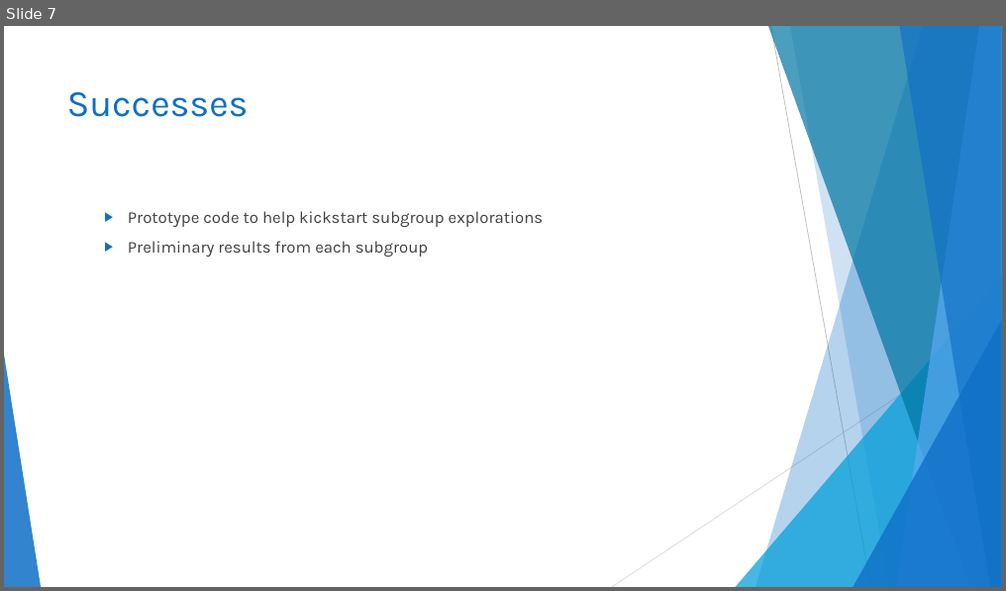
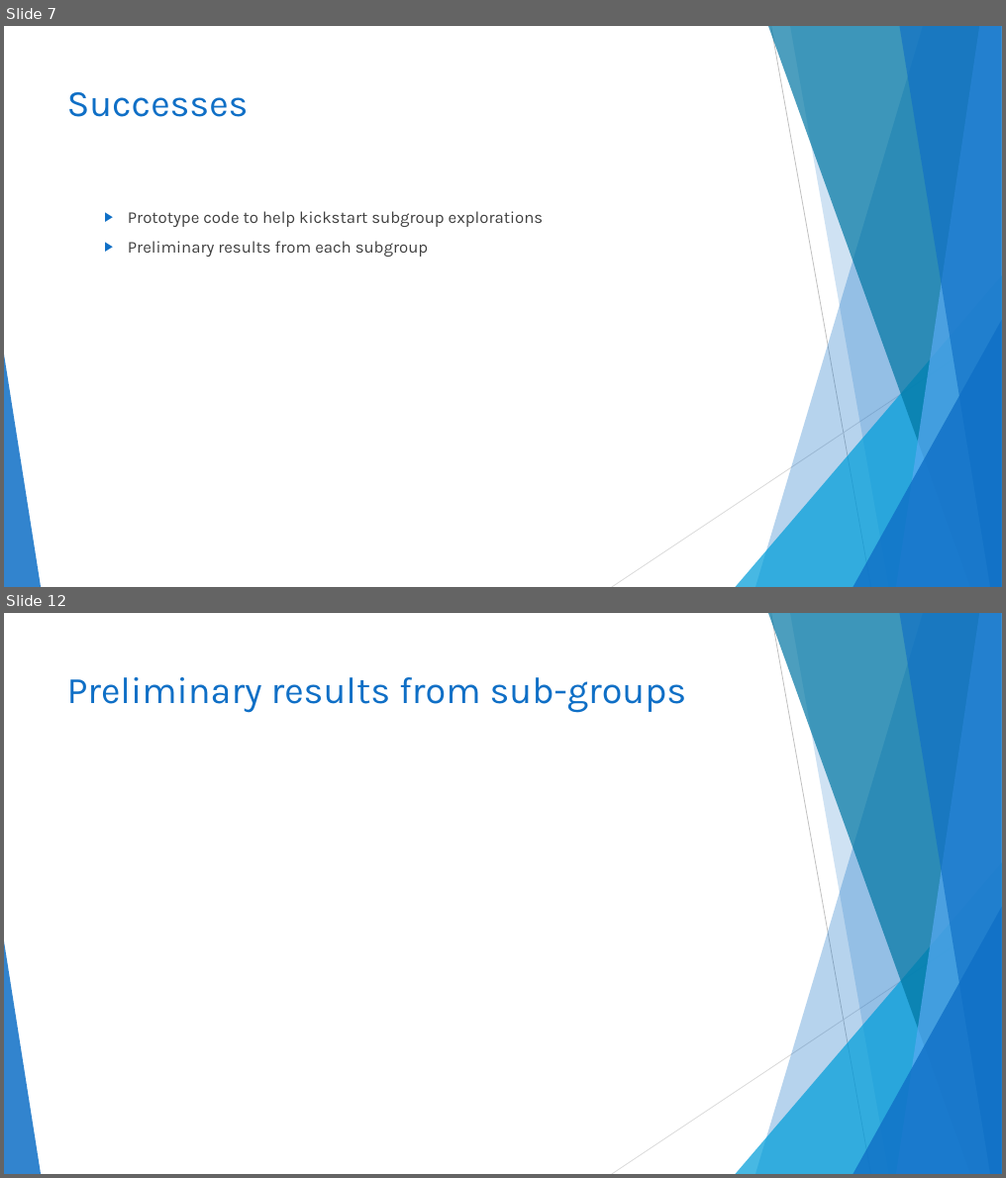
Before and after one commit to TESA-workshops/sim-geostat-survey, a slide deck: report/sim-geostat-survey-report.pptx. Shown one above the other, each under a label of ours: slide 7 before the commit, slides 7 and 12 after it; the slides between them are not shown. The pictures are 1006x591 and 1006x1178 pixels, drawn with LibreOffice and Linux fonts; fonts in the diff are those of the drawing. Boxes give left, top, right and bottom in pixels: in the first picture for what was removed or moved away, otherwise in the second. Text is boxed around its words. In the diff, an @@ line names an element or a change of style, - is before the commit and + after.

```diff
--- a/report/sim-geostat-survey-report.pptx
+++ b/report/sim-geostat-survey-report.pptx
@@ slide 12 added at [4, 613, 1002, 1174], background #FFFFFF; not listed: 10 template elements that a slide beside it also shows @@
@@ title added at [67, 677, 687, 713], 36 pt, text #0F6FC6 @@
+Preliminary results from sub-groups
```
Also in this commit, not shown: 2 slides changed, 16 other slides added, 2 slides removed, 1 other file.
